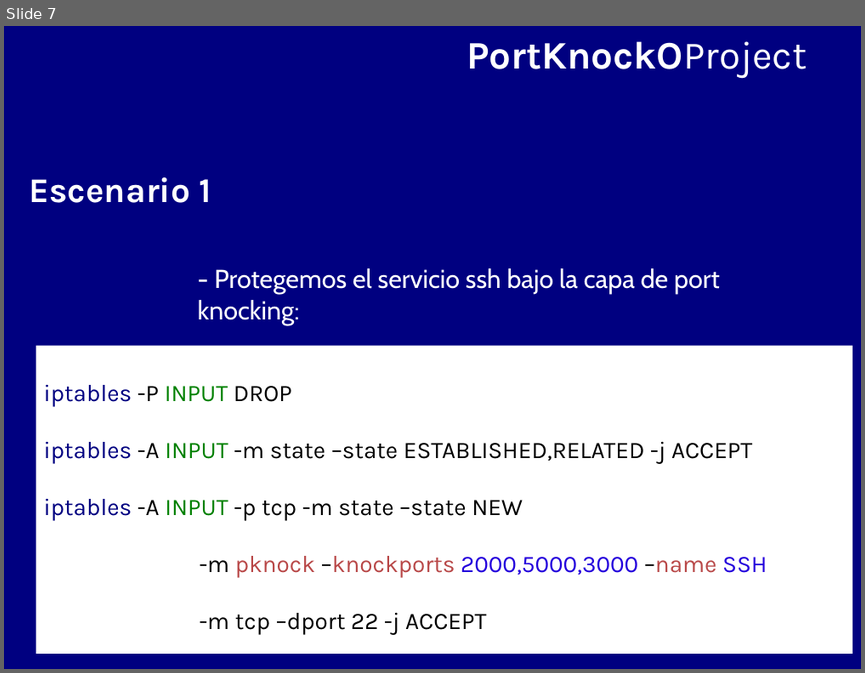
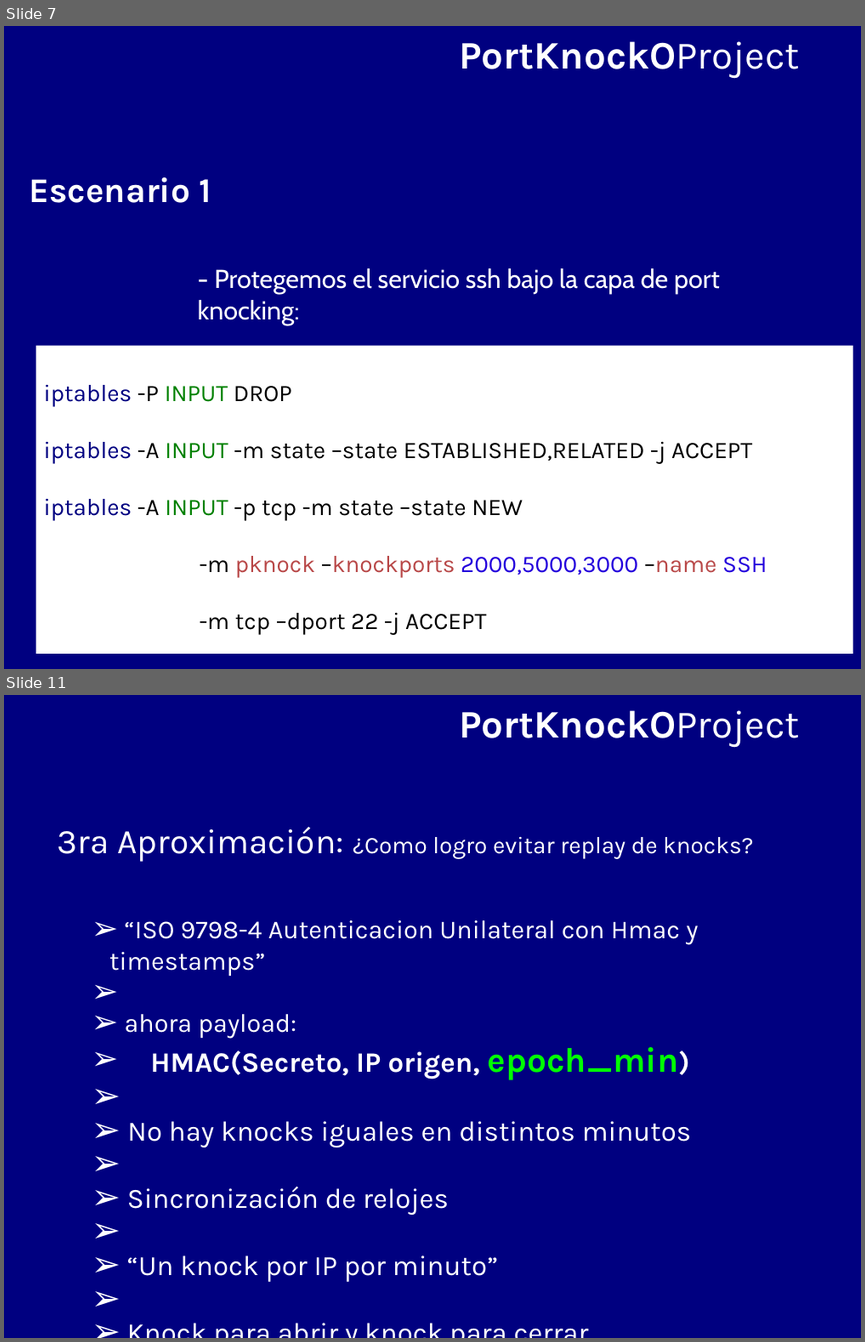
Before and after one commit to BackupTheBerlios/portknocko-svn, a slide deck: trunk/jornadas/jornadas.odp. Shown one above the other, each under a label of ours: slide 7 before the commit, slides 7 and 11 after it; the slides between them are not shown. The pictures are 865x673 and 865x1342 pixels, drawn with LibreOffice and Linux fonts; fonts in the diff are those of the drawing. Boxes give left, top, right and bottom in pixels: in the first picture for what was removed or moved away, otherwise in the second. Text is boxed around its words. In the diff, an @@ line names an element or a change of style, - is before the commit and + after.

```diff
--- a/trunk/jornadas/jornadas.odp
+++ b/trunk/jornadas/jornadas.odp
@@ slide 11 added at bbox=[4, 695, 861, 1338], background #000080 @@
@@ text added at bbox=[459, 710, 799, 747], 36 pt, text #FFFFFF, bold @@
+PortKnockOProject
@@ text added at bbox=[58, 827, 753, 862], 22 pt, text #FFFFFF @@
+3ra Aproximación: ¿Como logro evitar replay de knocks?
@@ text added at bbox=[109, 920, 698, 1281], 26 pt, text #FFFFFF @@
+  ➢ “ISO 9798-4 Autenticacion Unilateral con Hmac y timestamps”
+  ➢ ahora payload:
+  ➢ HMAC(Secreto, IP origen, epoch_min)
+  ➢ No hay knocks iguales en distintos minutos
+  ➢ Sincronización de relojes
+  ➢ “Un knock por IP por minuto”
+  ➢ Knock para abrir y knock para cerrar
@@ slide 7 changed as well @@
@@ text "PortKnockOProject": place and size @@
-text "PortKnockOProject" at bbox=[466, 41, 806, 78]
+text "PortKnockOProject" at bbox=[459, 41, 799, 78]
```
Also in this commit, not shown: 6 other slides changed, 7 other slides added, 1 other file.
